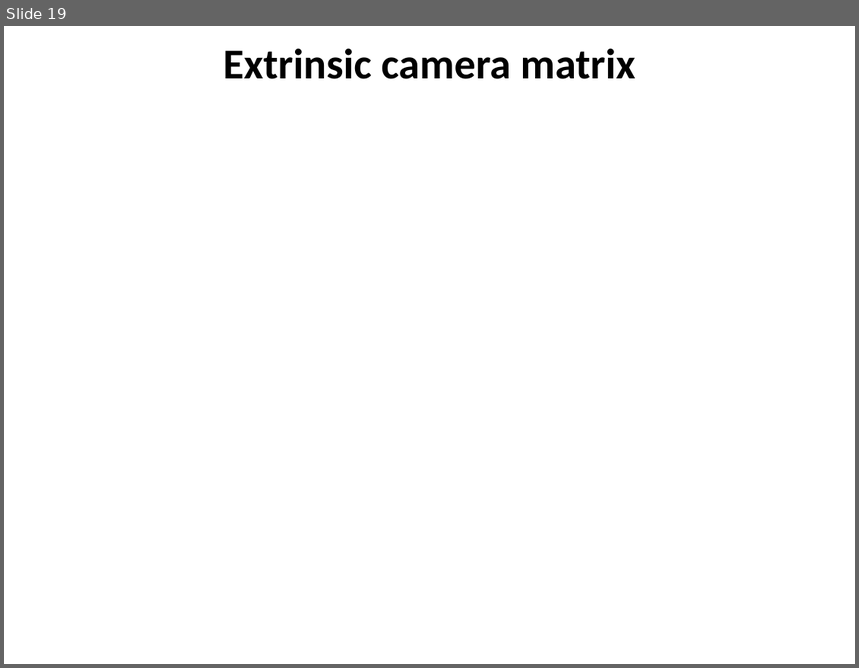
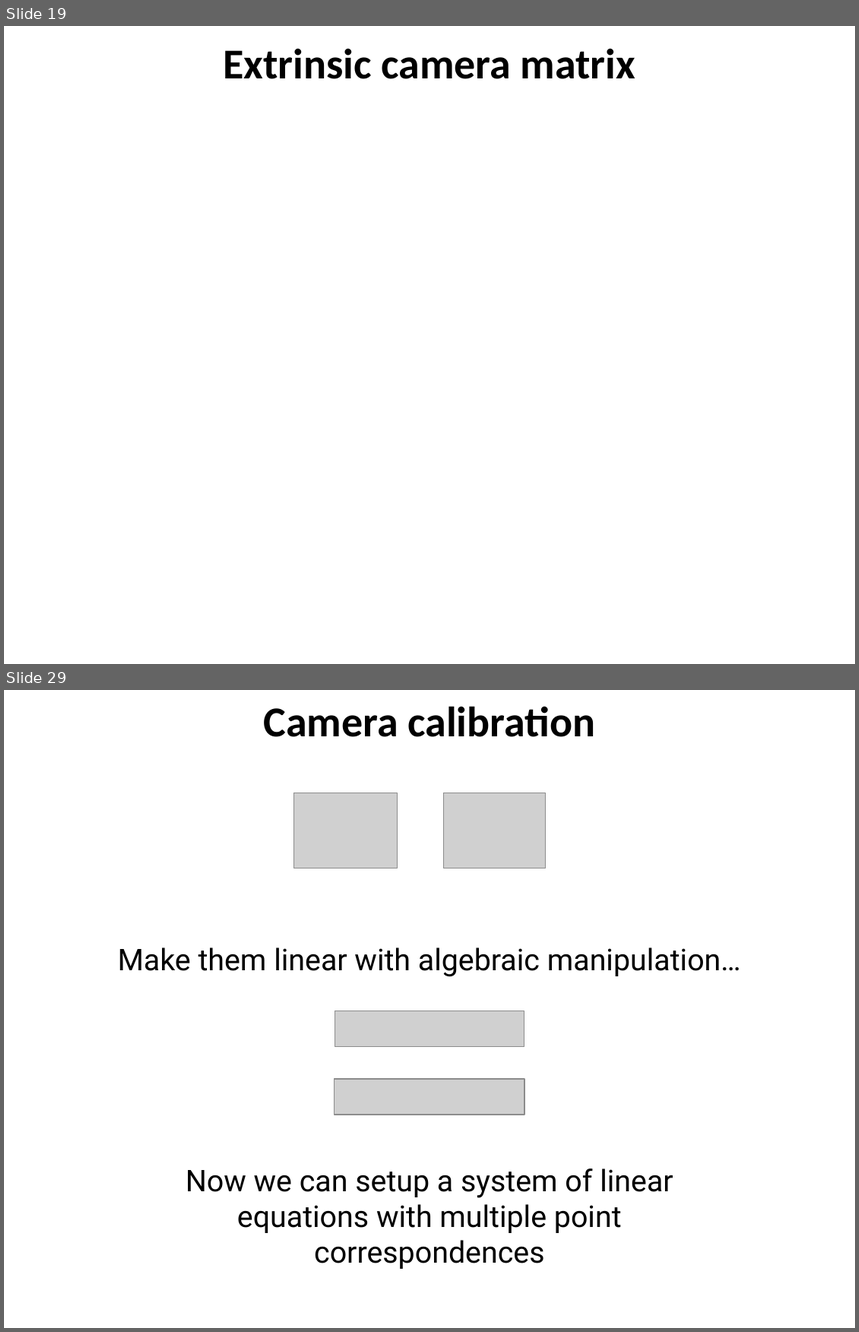
Before and after one commit to YoniChechik/AI_is_Math, a slide deck: c_07_camera_calibration/camera calibration.pptx. Shown one above the other, each under a label of ours: slide 19 before the commit, slides 19 and 29 after it; the slides between them are not shown. The pictures are 859x668 and 859x1332 pixels, drawn with LibreOffice and Linux fonts; fonts in the diff are those of the drawing; grey boxes stand for pictures. Boxes give left, top, right and bottom in pixels: in the first picture for what was removed or moved away, otherwise in the second. Text is boxed around its words. In the diff, an @@ line names an element or a change of style, - is before the commit and + after.

Commit message:
finished camera calib

```diff
--- a/c_07_camera_calibration/camera calibration.pptx
+++ b/c_07_camera_calibration/camera calibration.pptx
@@ slide 29 added at (4, 690, 855, 1328), background #FFFFFF @@
@@ text added at (263, 706, 595, 737), 36 pt, text #000000, bold @@
+Camera calibration
@@ picture added at (294, 793, 397, 869) @@
@@ picture added at (444, 793, 545, 869) @@
@@ text added at (118, 948, 741, 977), 25.3 pt, text #000000 @@
+Make them linear with algebraic manipulation…
@@ picture added at (335, 1011, 524, 1046) @@
@@ picture added at (335, 1079, 524, 1115) @@
@@ text added at (186, 1169, 673, 1269), 25.3 pt, text #000000 @@
+Now we can setup a system of linear equations with multiple point correspondences
```
Also in this commit, not shown: 21 other slides added.
